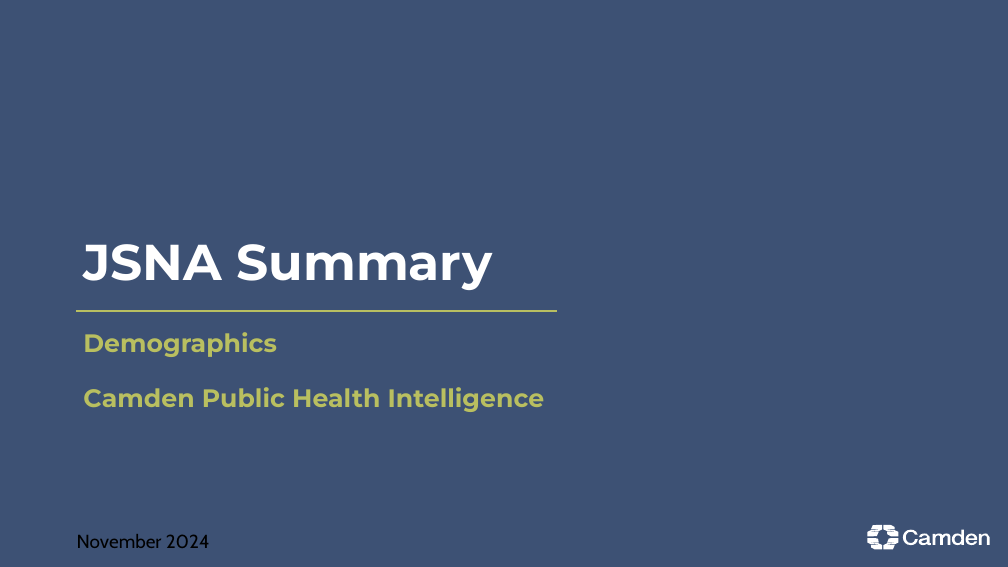
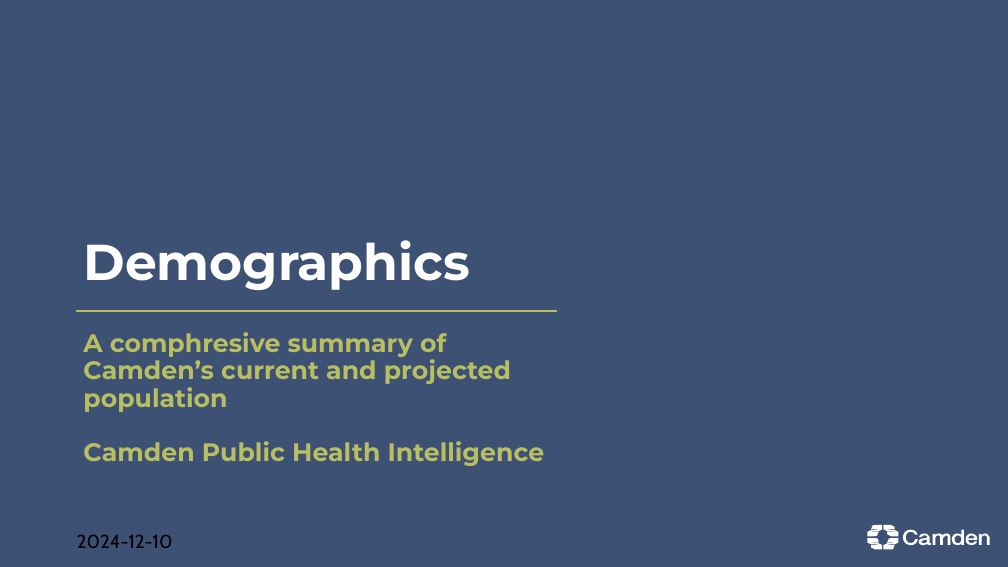
Before and after one commit to camden-phi/jsna_hub, a slide deck: slide 1 of posts/demographics/index.pptx. Drawn at 1008x567 pixels with LibreOffice and Linux fonts; fonts in the diff are those of the drawing; background and template pictures are left out. Boxes give left, top, right and bottom in pixels: in the first picture for what was removed or moved away, otherwise in the second. Text is boxed around its words. In the diff, an @@ line names an element or a change of style, - is before the commit and + after.

```diff
--- a/posts/demographics/index.pptx
+++ b/posts/demographics/index.pptx
@@ title at bbox=[83, 240, 470, 290]: text changed @@
-JSNA Summary
+Demographics
@@ subtitle at bbox=[83, 332, 545, 466]: text changed @@
-Demographics
-Camden Public Health Intelligence
+A comphresive summary of Camden’s current and projected population
+Camden Public Health Intelligence
@@ text at bbox=[77, 534, 173, 548]: text changed @@
-November 2024
+2024-12-10
```
Also in this commit, not shown: 7 other slides changed, 4 slides added, 4 slides removed, 42 other files.
